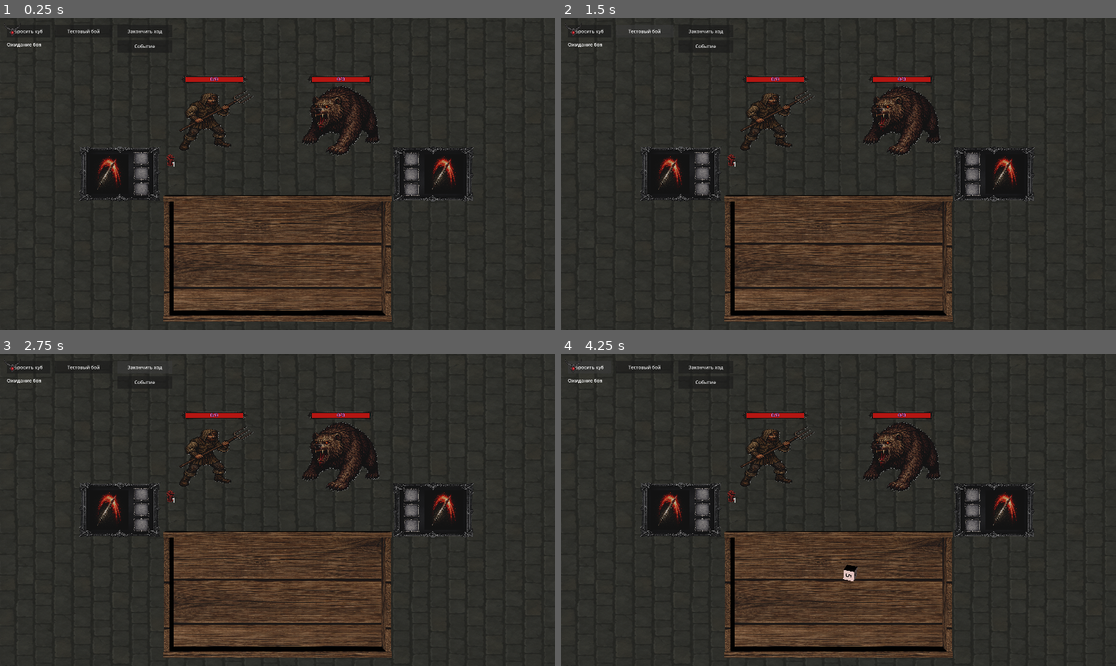
Above: before the commit, frames 1-4 (two rows, left to right).
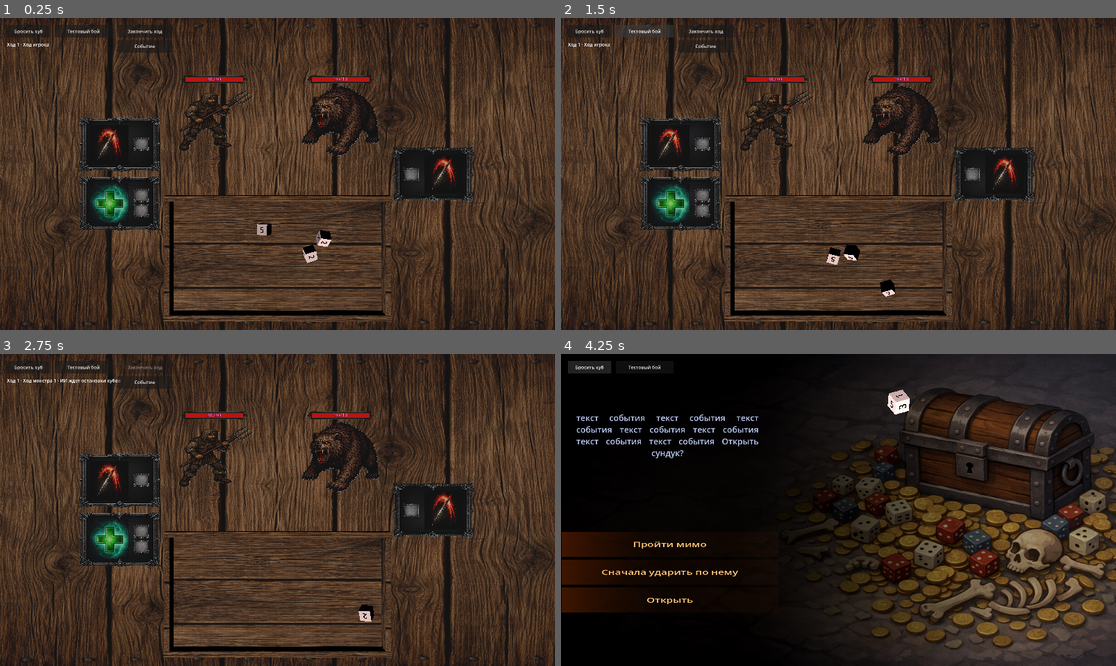
Above: after the commit, the same moments.

Repository: olegbogai-web/dicegame
Game: Godot game, scene res://scenes/new_battle_table.tscn
The game is run twice, just before and just after one commit, with the same random seed, the same clock (stepped at 60 frames per second) and the same inputs. This scene is started directly instead of the project's main scene.
Inputs:
- Up to frame 1 (0.25 s): no input
- Up to frame 2 (1.5 s): click "Бросить куб" at 0.5 s; click "Тестовый бой" at 1.25 s
- Up to frame 3 (2.75 s): click "Закончить ход" at 2 s
- Up to frame 4 (4.25 s): click "Событие" at 2.75 s; click "Бросить куб" at 3.5 s

The runs differ from the first frame. In frame 1, 42% of the frame differs, in the area x 0-100%, y 0-100%; in frame 2, 42%; in frame 3, 42%; in frame 4, 74%.
Error before the commit: Parse Error: Cannot infer the type of "rarity" variable because the value doesn't have a set type. (res://scenes/battle_table.gd:1196)

Commit message:
Revert "Добавить выдачу карт способностей из reward-куба и UI выбора"

Diff:
--- a/scenes/battle_table.gd
+++ b/scenes/battle_table.gd
@@ -27,21 +27,6 @@
 const POST_BATTLE_REWARD_DICE_SIZE_MULTIPLIER := Vector3(4.0, 4.0, 4.0)
 const POST_BATTLE_REWARD_DICE_THROW_HEIGHT_MULTIPLIER := 1.0
 const POST_BATTLE_REWARD_DICE_DELAY_SECONDS := 1.0
-const POST_BATTLE_REWARD_CARD_OPTIONS_COUNT := 3
-const POST_BATTLE_REWARD_CARD_OFFSET_X := 1.9
-const REWARD_FACE_CARD_PLUS := "card_+"
-const REWARD_RARITY_WEIGHTS := {
-	AbilityDefinition.Rarity.COMMON: 50,
-	AbilityDefinition.Rarity.UNCOMMON: 30,
-	AbilityDefinition.Rarity.RARE: 20,
-	AbilityDefinition.Rarity.UNIQUE: 10,
-}
-const REWARD_RARITY_FALLBACK_ORDER := [
-	AbilityDefinition.Rarity.COMMON,
-	AbilityDefinition.Rarity.UNCOMMON,
-	AbilityDefinition.Rarity.RARE,
-	AbilityDefinition.Rarity.UNIQUE,
-]
 const STATUS_TEMPLATE_PATH := ^"state"
 const STATUS_RUNTIME_NODE_PREFIX := "state_runtime_"
 const STATUS_ICON_SPACING_X := 0.18
@@ -57,7 +42,6 @@
 @onready var _turn_status_label: Label = $UI/TurnStatusLabel
 @onready var _event_button: Button = $UI/EventButton
 @onready var _artifact_template: TextureRect = $UI/artefact
-@onready var _ability_reward_anchor: Node3D = $ability_reward
 
 var battle_room_data: BattleRoom
 var _generated_monster_sprites: Array[Node] = []
@@ -74,16 +58,10 @@
 var _turn_transition_in_progress := false
 var _has_spawned_post_battle_reward_dice := false
 var _is_waiting_post_battle_reward_dice := false
-var _has_processed_post_battle_reward_dice := false
-var _is_waiting_for_ability_reward_pick := false
-var _ability_reward_card_states: Array[Dictionary] = []
-var _has_logged_battle_victory := false
-var _rng := RandomNumberGenerator.new()
 
 
 func _ready() -> void:
 	set_physics_process(true)
-	_rng.randomize()
 	if _end_turn_button != null and not _end_turn_button.pressed.is_connected(_on_end_turn_button_pressed):
 		_end_turn_button.pressed.connect(_on_end_turn_button_pressed)
 	if _event_button != null and not _event_button.pressed.is_connected(_on_event_button_pressed):
@@ -92,17 +70,13 @@
 		configure_from_battle_room(BattleRoomScript.create_test_battle_room())
 	else:
 		_apply_room_data()
-		_initialize_battle_state()
-	_clear_ability_reward_cards()
+	_initialize_battle_state()
 
 
 func configure_from_battle_room(next_battle_room: BattleRoom) -> void:
 	battle_room_data = next_battle_room
 	_has_spawned_post_battle_reward_dice = false
 	_is_waiting_post_battle_reward_dice = false
-	_has_processed_post_battle_reward_dice = false
-	_has_logged_battle_victory = false
-	_clear_ability_reward_cards()
 	if is_node_ready():
 		_apply_room_data()
 		_initialize_battle_state()
@@ -592,7 +566,6 @@
 	_update_health_bars(delta)
 	_refresh_status_visuals()
 	_update_turn_ui()
-	_try_resolve_post_battle_reward_dice()
 	if not _selected_ability_state.is_empty() and not _activation_in_progress:
 		if not _is_ability_state_ready(_selected_ability_state):
 			_cancel_selected_ability()
@@ -602,9 +575,6 @@
 
 func _unhandled_input(event: InputEvent) -> void:
 	if Engine.is_editor_hint() or _activation_in_progress or _turn_transition_in_progress:
-		return
-	if _is_waiting_for_ability_reward_pick:
-		_handle_ability_reward_input(event)
 		return
 	if battle_room_data == null or not battle_room_data.is_player_turn() or battle_room_data.is_battle_over():
 		return
@@ -1023,9 +993,6 @@
 	_apply_monster_sprites()
 	_update_turn_ui()
 	if battle_room_data != null and battle_room_data.is_battle_over():
-		if battle_room_data.battle_status == &"victory" and not _has_logged_battle_victory:
-			_has_logged_battle_victory = true
-			print("[DEBUG][BATTLE] Бой выигран.")
 		_clear_board_dice()
 		_handle_post_battle_reward_dice()
 
@@ -1049,275 +1016,19 @@
 		return
 	var requests: Array[DiceThrowRequest] = []
 	if reward_cube != null:
-		requests.append(_build_dice_throw_request(reward_cube, {"owner": &"reward", "reward_roll_type": &"reward_cube"}))
+		requests.append(_build_dice_throw_request(reward_cube, {"owner": &"reward"}))
 	if money_cube != null:
-		requests.append(_build_dice_throw_request(money_cube, {"owner": &"reward", "reward_roll_type": &"money_cube"}))
+		requests.append(_build_dice_throw_request(money_cube, {"owner": &"reward"}))
 	if requests.is_empty():
 		return
 	for request in requests:
 		request.extra_size_multiplier = POST_BATTLE_REWARD_DICE_SIZE_MULTIPLIER
-	print("[DEBUG][REWARD] Куб наград брошен.")
 	var spawned_dice := _board.throw_dice(requests)
 	for dice_body in spawned_dice:
 		if dice_body == null:
 			continue
 		dice_body.linear_velocity.y *= POST_BATTLE_REWARD_DICE_THROW_HEIGHT_MULTIPLIER
 	_has_spawned_post_battle_reward_dice = true
-	_has_processed_post_battle_reward_dice = false
-
-
-func _try_resolve_post_battle_reward_dice() -> void:
-	if not _has_spawned_post_battle_reward_dice or _has_processed_post_battle_reward_dice:
-		return
-	if battle_room_data == null or battle_room_data.battle_status != &"victory":
-		return
-	var reward_dice := _get_reward_dice_by_type(&"reward_cube")
-	if reward_dice == null:
-		return
-	if not BattleAbilityRuntime.is_die_fully_stopped(reward_dice):
-		return
-	_has_processed_post_battle_reward_dice = true
-	var reward_face := _get_dice_face_text(reward_dice)
-	print("[DEBUG][REWARD] На кубе награды выпало: %s" % reward_face)
-	if reward_face == REWARD_FACE_CARD_PLUS:
-		_show_ability_reward_choices()
-
-
-func _get_reward_dice_by_type(reward_roll_type: StringName) -> Dice:
-	for dice in _get_board_dice():
-		if StringName(dice.get_meta(&"owner", &"")) != &"reward":
-			continue
-		if StringName(dice.get_meta(&"reward_roll_type", &"")) != reward_roll_type:
-			continue
-		return dice
-	return null
-
-
-func _get_dice_face_text(dice: Dice) -> String:
-	if dice == null:
-		return ""
-	var top_face := dice.get_top_face()
-	if top_face == null:
-		return ""
-	return top_face.text_value
-
-
-func _show_ability_reward_choices() -> void:
-	if battle_room_data == null or battle_room_data.player_instance == null:
-		return
-	var ability_choices := _build_ability_reward_choices(POST_BATTLE_REWARD_CARD_OPTIONS_COUNT)
-	if ability_choices.is_empty():
-		push_warning("[DEBUG][REWARD] Не удалось сгенерировать карточные награды: нет доступных способностей.")
-		return
-	_spawn_ability_reward_cards(ability_choices)
-	_is_waiting_for_ability_reward_pick = true
-	print("[DEBUG][REWARD] Выпали способности: %s" % _format_ability_names(ability_choices))
-
-
-func _build_ability_reward_choices(choice_count: int) -> Array[AbilityDefinition]:
-	var pool := _load_player_reward_ability_pool()
-	if pool.is_empty():
-		return []
-	var player := battle_room_data.player_instance
-	var owned_ids := {}
-	if player != null:
-		for owned_ability in player.ability_loadout:
-			if owned_ability == null:
-				continue
-			owned_ids[owned_ability.ability_id] = true
-	var available_pool: Array[AbilityDefinition] = []
-	for ability in pool:
-		if ability == null:
-			continue
-		if owned_ids.has(ability.ability_id):
-			continue
-		available_pool.append(ability)
-	if available_pool.is_empty():
-		return []
-	var selected: Array[AbilityDefinition] = []
-	for _index in choice_count:
-		var rarity_roll := _roll_ability_reward_rarity()
-		var ability_pick := _pick_ability_by_rarity_with_fallback(available_pool, rarity_roll, selected)
-		if ability_pick == null:
-			break
-		selected.append(ability_pick)
-	return selected
-
-
-func _load_player_reward_ability_pool() -> Array[AbilityDefinition]:
-	var abilities: Array[AbilityDefinition] = []
-	var directory := DirAccess.open("res://content/abilities/definitions")
-	if directory == null:
-		return abilities
-	directory.list_dir_begin()
-	while true:
-		var file_name := directory.get_next()
-		if file_name.is_empty():
-			break
-		if directory.current_is_dir() or not file_name.ends_with(".tres"):
-			continue
-		var resource := load("res://content/abilities/definitions/%s" % file_name) as AbilityDefinition
-		if resource == null:
-			continue
-		if not resource.supports_owner(true):
-			continue
-		abilities.append(resource)
-	directory.list_dir_end()
-	return abilities
-
-
-func _roll_ability_reward_rarity() -> int:
-	var total_weight := 0
-	for rarity in REWARD_RARITY_FALLBACK_ORDER:
-		total_weight += int(REWARD_RARITY_WEIGHTS.get(rarity, 0))
-	if total_weight <= 0:
-		return AbilityDefinition.Rarity.COMMON
-	var rolled_weight := _rng.randi_range(1, total_weight)
-	var cumulative := 0
-	for rarity in REWARD_RARITY_FALLBACK_ORDER:
-		cumulative += int(REWARD_RARITY_WEIGHTS.get(rarity, 0))
-		if rolled_weight <= cumulative:
-			return rarity
-	return AbilityDefinition.Rarity.COMMON
-
-
-func _pick_ability_by_rarity_with_fallback(
-	pool: Array[AbilityDefinition],
-	rolled_rarity: int,
-	already_selected: Array[AbilityDefinition]
-) -> AbilityDefinition:
-	var selected_ids := {}
-	for ability in already_selected:
-		if ability == null:
-			continue
-		selected_ids[ability.ability_id] = true
-	var rolled_index := maxi(REWARD_RARITY_FALLBACK_ORDER.find(rolled_rarity), 0)
-	for rarity_index in range(rolled_index, -1, -1):
-		var rarity := REWARD_RARITY_FALLBACK_ORDER[rarity_index]
-		var candidates: Array[AbilityDefinition] = []
-		for ability in pool:
-			if ability == null:
-				continue
-			if ability.rarity != rarity:
-				continue
-			if selected_ids.has(ability.ability_id):
-				continue
-			candidates.append(ability)
-		if not candidates.is_empty():
-			return candidates[_rng.randi_range(0, candidates.size() - 1)]
-	return null
-
-
-func _spawn_ability_reward_cards(abilities: Array[AbilityDefinition]) -> void:
-	_clear_ability_reward_cards()
-	if _ability_reward_anchor == null or abilities.is_empty():
-		return
-	var center_index := (abilities.size() - 1) * 0.5
-	for index in abilities.size():
-		var card := _ability_reward_anchor.duplicate() as Node3D
-		if card == null:
-			continue
-		card.visible = true
-		var origin := _ability_reward_anchor.transform.origin
-		var offset_x := (float(index) - center_index) * POST_BATTLE_REWARD_CARD_OFFSET_X
-		card.transform = Transform3D(card.transform.basis, origin + Vector3(offset_x, 0.0, 0.0))
-		add_child(card)
-		_apply_ability_reward_card_visual(card, abilities[index])
-		_ability_reward_card_states.append({
-			"card": card,
-			"ability": abilities[index],
-		})
-	_ability_reward_anchor.visible = false
-
-
-func _apply_ability_reward_card_visual(card: Node3D, ability: AbilityDefinition) -> void:
-	if card == null or ability == null:
-		return
-	var title_label := card.get_node_or_null(^"ability_text") as Label3D
-	if title_label != null:
-		title_label.text = ability.display_name
-	var description_label := card.get_node_or_null(^"abilitu_description") as Label3D
-	if description_label != null:
-		description_label.text = ability.description
-	var icon_mesh := card.get_node_or_null(^"ability_icon") as MeshInstance3D
-	if icon_mesh != null:
-		_apply_ability_icon_to_mesh(icon_mesh, ability.icon)
-
-
-func _apply_ability_icon_to_mesh(mesh: MeshInstance3D, icon: Texture2D) -> void:
-	if mesh == null:
-		return
-	var current_material := mesh.material_override as StandardMaterial3D
-	if current_material == null:
-		current_material = StandardMaterial3D.new()
-	mesh.material_override = current_material
-	current_material.albedo_texture = icon
-
-
-func _handle_ability_reward_input(event: InputEvent) -> void:
-	if not (event is InputEventMouseButton):
-		return
-	var mouse_event := event as InputEventMouseButton
-	if not mouse_event.pressed or mouse_event.button_index != MOUSE_BUTTON_LEFT:
-		return
-	var ability := _find_reward_ability_at_screen_point(mouse_event.position)
-	if ability == null:
-		return
-	_grant_reward_ability_to_player(ability)
-	get_viewport().set_input_as_handled()
-
-
-func _find_reward_ability_at_screen_point(screen_point: Vector2) -> AbilityDefinition:
-	for reward_state in _ability_reward_card_states:
-		var card := reward_state.get("card") as Node3D
-		if card == null or not is_instance_valid(card) or not card.visible:
-			continue
-		if _screen_point_hits_reward_card(card, screen_point):
-			return reward_state.get("ability") as AbilityDefinition
-	return null
-
-
-func _screen_point_hits_reward_card(card: Node3D, screen_point: Vector2) -> bool:
-	for child in card.get_children():
-		if child is MeshInstance3D and _screen_point_hits_mesh(child as MeshInstance3D, screen_point):
-			return true
-	return false
-
-
-func _grant_reward_ability_to_player(ability: AbilityDefinition) -> void:
-	if battle_room_data == null or battle_room_data.player_instance == null or ability == null:
-		return
-	var player := battle_room_data.player_instance
-	for existing_ability in player.ability_loadout:
-		if existing_ability == null:
-			continue
-		if existing_ability.ability_id == ability.ability_id:
-			return
-	player.ability_loadout.append(ability)
-	_is_waiting_for_ability_reward_pick = false
-	print("[DEBUG][REWARD] Игрок выбрал способность: %s" % ability.display_name)
-	_clear_ability_reward_cards()
-
-
-func _clear_ability_reward_cards() -> void:
-	for reward_state in _ability_reward_card_states:
-		var card := reward_state.get("card") as Node3D
-		if card == null or not is_instance_valid(card):
-			continue
-		card.queue_free()
-	_ability_reward_card_states.clear()
-	_is_waiting_for_ability_reward_pick = false
-	if _ability_reward_anchor != null:
-		_ability_reward_anchor.visible = false
-
-
-func _format_ability_names(abilities: Array[AbilityDefinition]) -> String:
-	var names: Array[String] = []
-	for ability in abilities:
-		if ability == null:
-			continue
-		names.append(ability.display_name)
-	return ", ".join(names)
 
 
 func _find_monster_ability_frame_state(monster_index: int, ability: AbilityDefinition) -> Dictionary:
@@ -1382,9 +1093,6 @@
 	if battle_room_data.battle_status == &"not_started":
 		_has_spawned_post_battle_reward_dice = false
 		_is_waiting_post_battle_reward_dice = false
-		_has_processed_post_battle_reward_dice = false
-		_has_logged_battle_victory = false
-		_clear_ability_reward_cards()
 		battle_room_data.start_battle()
 	_start_current_turn()
 
@@ -1394,9 +1102,6 @@
 		return
 	_clear_board_dice()
 	if battle_room_data.is_battle_over():
-		if battle_room_data.battle_status == &"victory" and not _has_logged_battle_victory:
-			_has_logged_battle_victory = true
-			print("[DEBUG][BATTLE] Бой выигран.")
 		_handle_post_battle_reward_dice()
 		_update_turn_ui()
 		return
Not shown, changed: docs/REWARD_AND_MONEY_DICE_ARCHITECTURE.md
